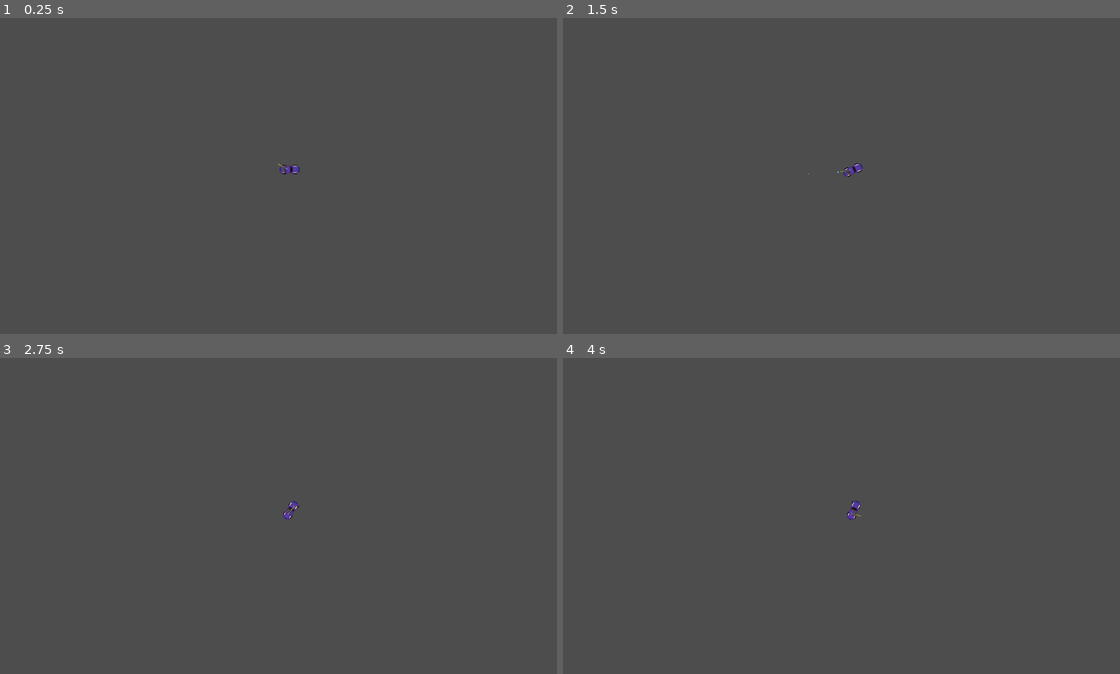
Above: before the commit, frames 1-4 (two rows, left to right).
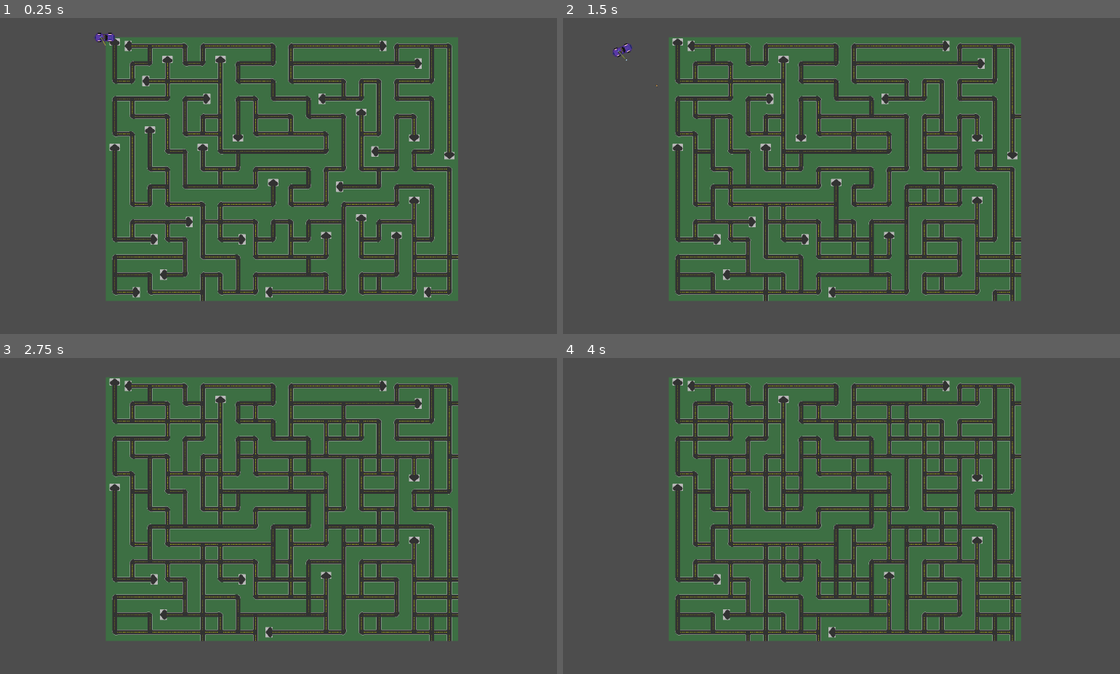
Above: after the commit, the same moments.

Repository: lionidasgerasimatos/Route-E40
Game: Godot game, scene res://Scene/world.tscn
Same seed, same stepped clock (60 frames per second), same inputs: the game is played once before the commit and once after it.
Inputs (mouse positions are in pixels of both pictures, inside the frame that each line leads up to):
- Up to frame 1 (0.25 s): no input
- Up to frame 2 (1.5 s): move the mouse to (980, 153) at 0.52 s; hold D (right) 0.53-1.28 s; hold Space (handbreak) 0.53-1.28 s; move the mouse to (735, 185) at 1.27 s; hold S (down) from 1.28 s (still down); click (735, 185) at 1.35 s
- Up to frame 3 (2.75 s): move the mouse to (350, 437) at 2.02 s; release S (down) at 2.03 s; hold D (right) from 2.03 s (still down); hold Space (handbreak) from 2.03 s (still down)
- Up to frame 4 (4 s): move the mouse to (824, 576) at 2.77 s; release D (right) at 2.78 s; release Space (handbreak) at 2.78 s; hold W (up) 2.78-3.53 s; click (824, 576) at 2.85 s; move the mouse to (1030, 557) at 3.52 s; hold A (left) from 3.53 s (still down); hold Space (handbreak) from 3.53 s (still down)

The runs differ from the first frame. In frame 1, 52% of the frame differs, in the area x 16-83%, y 4-90%; in frame 2, 52%, in the area x 8-83%, y 6-90%; in frame 3, 52%; in frame 4, 52%.
Error before the commit: Invalid assignment of property or key 'position' with value of type 'Vector2' on a base object of type 'null instance'. (res://scripts/PROCEDURAL_GENERATION.gd…

Commit message:
"
git commit -m"

Diff:
--- a/Scene/world.tscn
+++ b/Scene/world.tscn
@@ -1,8 +1,9 @@
-[gd_scene load_steps=21 format=3 uid="uid://7oqxvmdimqpl"]
+[gd_scene load_steps=22 format=3 uid="uid://7oqxvmdimqpl"]
 
 [ext_resource type="Script" uid="uid://bwy43an0027nr" path="res://scripts/PROCEDURAL_GENERATION.gd" id="1_dlwip"]
 [ext_resource type="Texture2D" uid="uid://bc7v0xouj7jyo" path="res://Assets/TEST_ATLAS_TWO-export.png" id="2_dlwip"]
 [ext_resource type="PackedScene" uid="uid://btfcoi2qdaix4" path="res://Scene/car.tscn" id="3_ejll3"]
+[ext_resource type="PackedScene" uid="uid://do1e6t713qaq4" path="res://Scene/police_car.tscn" id="4_scul4"]
 
 [sub_resource type="NavigationPolygon" id="NavigationPolygon_ejll3"]
 vertices = PackedVector2Array(-9.0625, 7.71094, -32, 8.09375, -32, -8.09375, -7.51563, -9.25, 7.51563, 8.09375, 7.90625, 32, -8.67188, 32, 32, -7.32813, 32, 8.48438, 7.90625, -7.71094, 7.51563, -32, -7.13281, -32)
@@ -141,9 +142,13 @@
 erase_fraction = 0.8
 
 [node name="TileMap" type="TileMap" parent="."]
-scale = Vector2(20, 20)
 tile_set = SubResource("TileSet_scul4")
 format = 2
 
+[node name="Camera2D" type="Camera2D" parent="."]
+position = Vector2(761, 508)
+zoom = Vector2(0.3, 0.3)
+
 [node name="CAR" parent="." instance=ExtResource("3_ejll3")]
-position = Vector2(531, 573)
+
+[node name="Police car" parent="." instance=ExtResource("4_scul4")]
